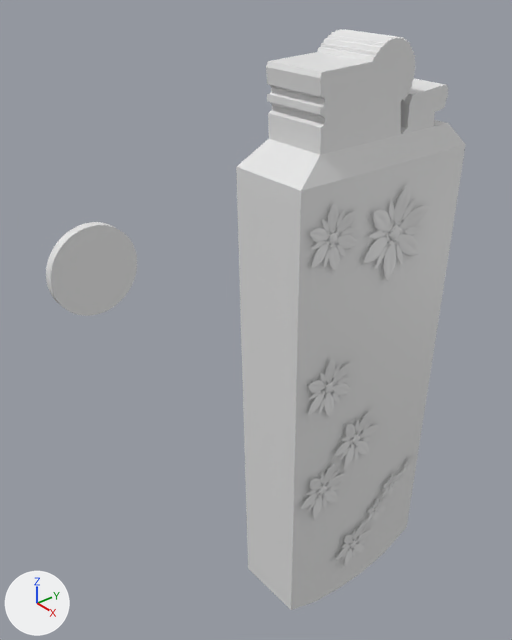
The Blender file blender files/lighter.blend as it was, and as the next commit left it.
The view is the same before and after, from a 50 mm lens placed at (3.67, -4.06, 2.99), pointed at (-0.27, -0.82, 0.16). The lights are fixed; the arrows at lower left show +X, +Y and +Z.
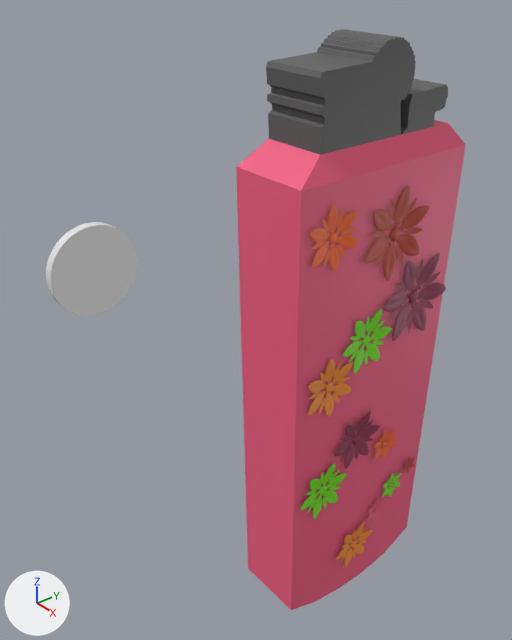
Changed parts and their boxes (x1, y1, x2, y2) in the pictures (512 x 640 px):
'Cube.001', recoloured
    both: (364, 185, 429, 281)
'Cube.012', added
    after: (383, 253, 446, 341)
'Cube.003', recoloured
    both: (310, 204, 358, 272)
'Cube.005', recoloured
    both: (308, 359, 353, 417)
'Cube.010', added (green)
    after: (343, 309, 392, 374)
'Cube.004', recoloured
    both: (334, 411, 380, 469)
'Cube.006', recoloured (grey to green)
    both: (301, 463, 347, 519)
'Cube.007', recoloured
    both: (336, 522, 373, 567)
'Cube.011', added
    after: (374, 429, 397, 460)
part 1 of me_cube_001, recoloured
    both: (266, 29, 448, 155)
part 2 of me_cube_001, recoloured (grey to red)
    both: (236, 120, 466, 610)

The change, as a list of edits to the scene's bpy script:
```text
Add mat_yellow:
    mat_yellow = principled_material('Yellow')
    mat_yellow.base_color = (0.982, 0.305, 0.0319)  # orange #fd9632
Add mat_green:
    mat_green = principled_material('Green')
    mat_green.base_color = (0.182, 0.8, 0.0)  # green #76e700
Add mat_violet:
    mat_violet = principled_material('Violet')
    mat_violet.base_color = (0.292, 0.0273, 0.0887)  # red #932e54
Add mat_red:
    mat_red = principled_material('Red')
    mat_red.base_color = (0.521, 0.0452, 0.0176)  # red #bf3c24
Add mat_orange:
    mat_orange = principled_material('Orange')
    mat_orange.base_color = (1.0, 0.15, 0.0232)  # orange #ff6c2a
Add mat_gray:
    mat_gray = principled_material('Gray')
    mat_gray.base_color = (0.119, 0.119, 0.119)  # dark grey #616161
Add mat_pink:
    mat_pink = principled_material('Pink')
    mat_pink.base_color = (0.93, 0.117, 0.235)  # red #f76085
Change me_cube_001:
    where me_cube_001.from_pydata(...)  # 217 vertices, 148 faces; spans x -1.29..1.29, y -1.35..1.23, z -2.95..2.32
    used by ob_cube; location = (0.0, 0.0, 0.0); scale = (-0.271, 0.698, 1.0)
    me_cube_001 part 1: all 86 faces centred in x -1.0..1.0, y -1.04..0.92, z 1.65..2.32 switch from no material to mat_gray (dark grey #616161)
    me_cube_001 part 2: all 62 faces centred in x -1.29..1.29, y -1.35..1.23, z -2.95..1.63 switch from no material to mat_pink (red #f76085)
Change me_cube:
    where me_cube.from_pydata(...)  # 867 vertices, 1648 faces; spans x -0.01..0.013, y -0.242..0.241, z -0.27..0.273
    add me_cube.materials.append(mat_orange)  # orange #ff6c2a
Change me_cube_005:
    where me_cube_005.from_pydata(...)  # 867 vertices, 1648 faces; spans x -0.015..0.019, y -0.348..0.346, z -0.389..0.392
    add me_cube_005.materials.append(mat_red)  # red #bf3c24
Change me_cube_007:
    where me_cube_007.from_pydata(...)  # 867 vertices, 1648 faces; spans x -0.011..0.014, y -0.26..0.259, z -0.291..0.293
    add me_cube_007.materials.append(mat_violet)  # red #932e54
Change me_cube_008:
    where me_cube_008.from_pydata(...)  # 867 vertices, 1648 faces; spans x -0.006..0.008, y -0.141..0.14, z -0.157..0.159
    add me_cube_008.materials.append(mat_yellow)  # orange #fd9632
Change me_cube_009:
    where me_cube_009.from_pydata(...)  # 867 vertices, 1648 faces; spans x -0.006..0.008, y -0.141..0.14, z -0.157..0.159
    add me_cube_009.materials.append(mat_green)  # green #76e700
Change me_cube_010:
    where me_cube_010.from_pydata(...)  # 867 vertices, 1648 faces; spans x -0.006..0.008, y -0.141..0.14, z -0.157..0.159
    add me_cube_010.materials.append(mat_yellow)  # orange #fd9632
Add me_cube_013:
    me_cube_013.from_pydata(...)  # 867 vertices, 1648 faces; spans x -0.011..0.014, y -0.26..0.259, z -0.291..0.293
    me_cube_013.materials.append(mat_green)  # green #76e700
Add ob_cube_012:
    ob_cube_012 = bpy.data.objects.new('Cube.012', me_cube_007.copy())  # the mesh of ob_cube_004
    ob_cube_012.location = (0.369, 0.398, 0.231)
    ob_cube_012.rotation_euler = (0.379, 0.0, 0.0)  # degrees (22, 0, 0)
    ob_cube_012.scale = (1.44, 1.44, 1.44)
Add ob_cube_011:
    ob_cube_011 = bpy.data.objects.new('Cube.011', me_cube.copy())  # the mesh of ob_cube_003
    ob_cube_011.location = (0.369, 0.22, -1.27)
    ob_cube_011.rotation_euler = (0.082, 0.0, 0.0)  # degrees (4.7, 0, 0)
    ob_cube_011.scale = (0.669, 0.669, 0.669)
Add ob_cube_010:
    ob_cube_010 = bpy.data.objects.new('Cube.010', me_cube_013)
    ob_cube_010.location = (0.369, -0.166, 0.006)
    ob_cube_010.rotation_euler = (0.543, 0.0, 0.0)  # degrees (31, 0, 0)
```
